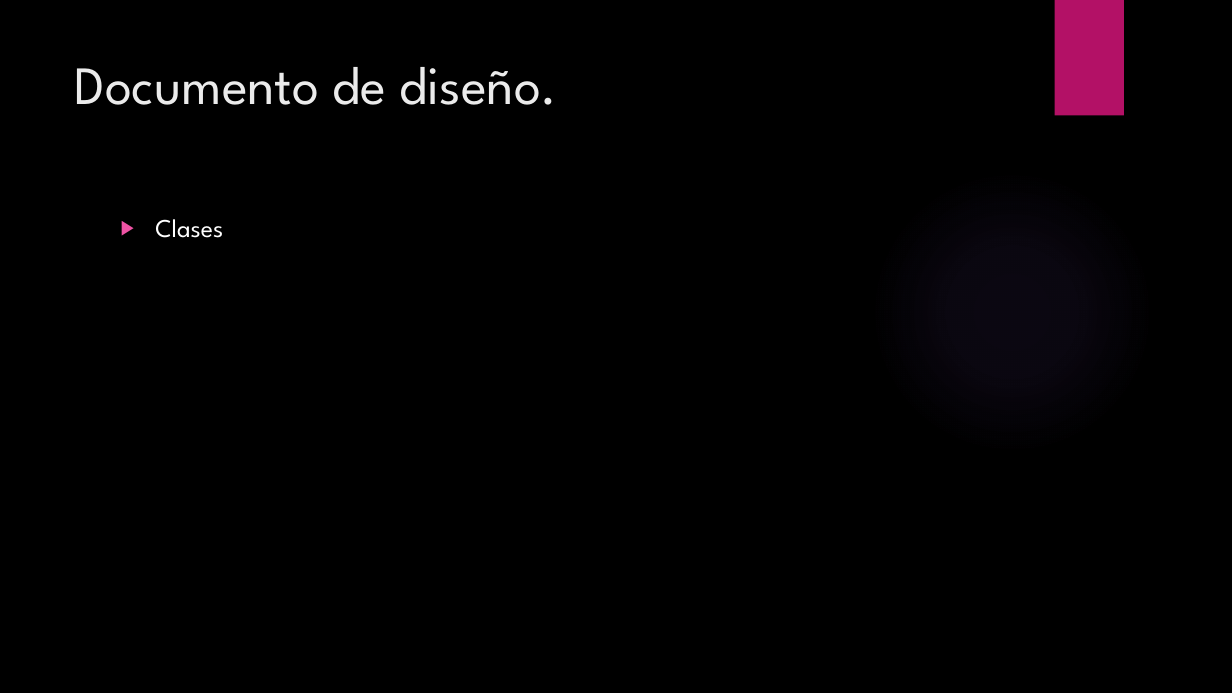
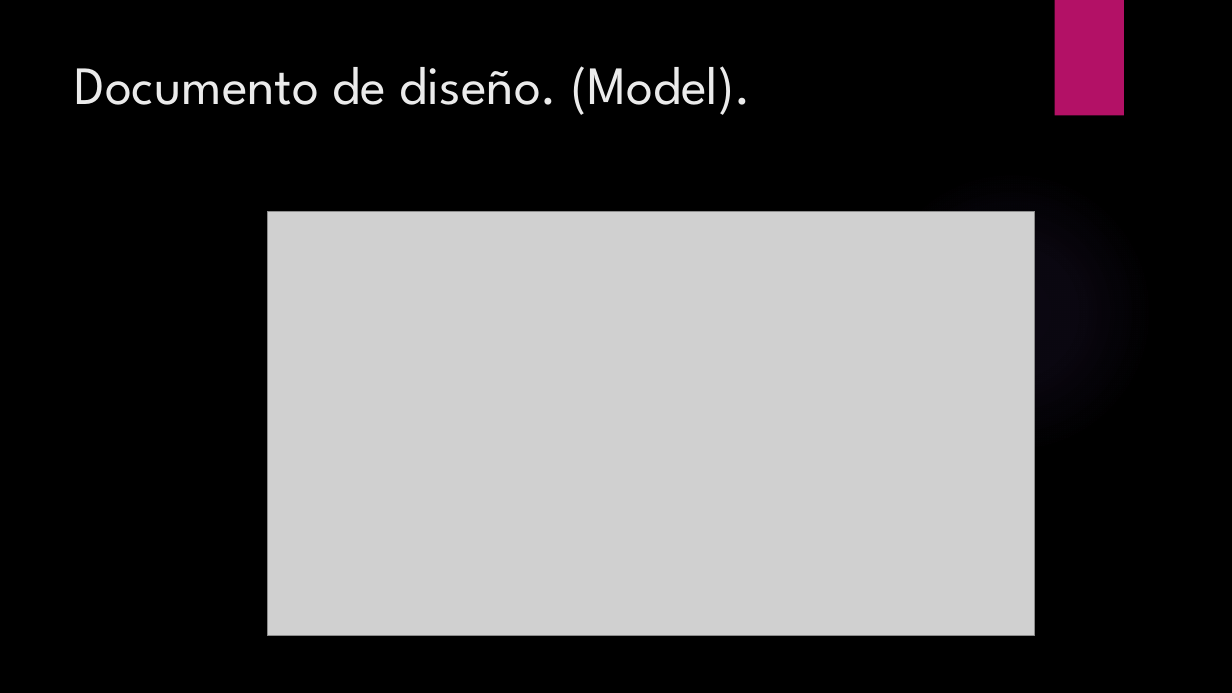
Before and after one commit to GastonLopez/2017-UNC-IngSoft-VLC, a slide deck: slide 10 of docs/PresentacionPowerPoint.pptx. Drawn at 1232x693 pixels with LibreOffice and Linux fonts; fonts in the diff are those of the drawing; grey boxes stand for pictures; background and template pictures are left out. Boxes give left, top, right and bottom in pixels: in the first picture for what was removed or moved away, otherwise in the second. Text is boxed around its words. In the diff, an @@ line names an element or a change of style, - is before the commit and + after.

Commit message:
Diagramas clases cliente

```diff
--- a/docs/PresentacionPowerPoint.pptx
+++ b/docs/PresentacionPowerPoint.pptx
@@ title at (75,66,751,115): text changed @@
-Documento de diseño.
+Documento de diseño. (Model).
@@ text removed at (155,219,223,238) @@
-▶ Clases
@@ picture added at (267,212,1035,636) @@
```
Also in this commit, not shown: 3 other slides changed, 2 slides added, 9 other files.
